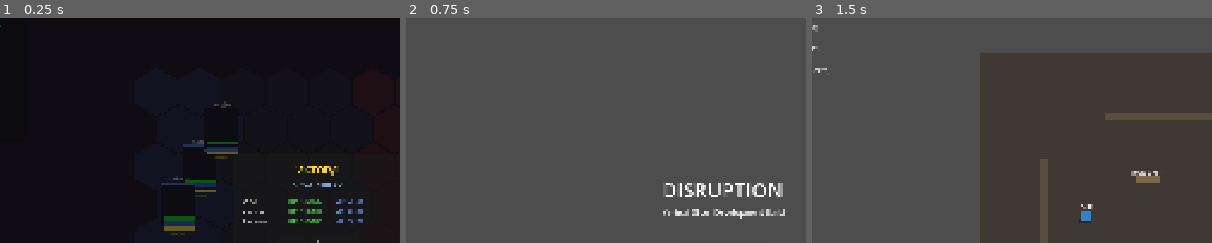
Above: before the commit, frames 1-3 (left to right).
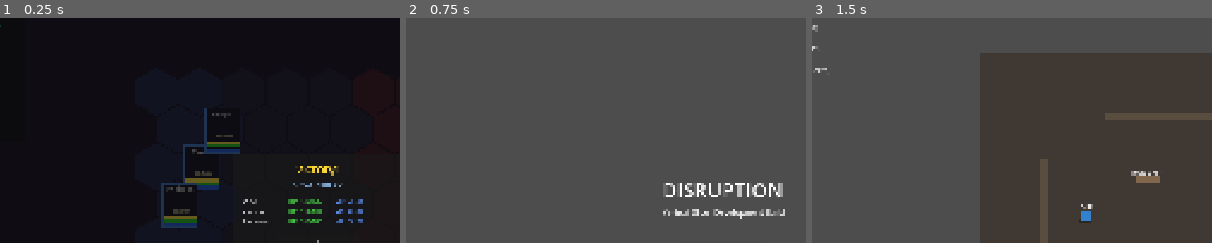
Above: after the commit, the same moments.

Repository: adbarc92/Disruption
Game: Godot game, scene res://scenes/combat/combat_arena.tscn
Two runs of this game, one before a commit and one after it. Both use one fixed random seed, a clock stepped at 60 frames per second and the inputs below. This scene is started directly instead of the project's main scene.
Inputs:
- Up to frame 1 (0.25 s): no input
- Up to frame 2 (0.75 s): click "Continue" at 0.5 s
- Up to frame 3 (1.5 s): click "Start Game" at 1.25 s
The pictures show only the part of the screen within x 10-60%, y 5-55%; the shares and areas given below are measured in that part.

The runs differ from the first frame. In frame 1, 2.0% of the frame differs, in the area x 40-60%, y 36-97%; in frame 2, nothing differs; in frame 3, nothing differs.

Commit message:
fix(burst): fit all unit UI elements inside the hex cell
Rewrote unit_visual layout so name label, status dots, HP/MP/burst bars,
and soil badge all fit within the unit body rect. Previously the name
overflowed above and burst bar + status dots overflowed below the hex.

Layout (top to bottom inside body):
- Name label
- Status dots
- (body space)
- Burst info label (gauge or B:X)
- Burst bar (allies only)
- HP bar
- MP bar

Diff:
--- a/godot/scripts/presentation/combat/unit_visual.gd
+++ b/godot/scripts/presentation/combat/unit_visual.gd
@@ -1,25 +1,31 @@
 extends Node2D
 class_name UnitVisual
 ## UnitVisual - Persistent visual representation of a combat unit
-## Includes colored border, HP/MP bars, status dots, and damage flash
+## All elements (name, bars, status dots) fit within the unit body rect.
 
 const CombatConfigLoaderClass = preload("res://scripts/logic/combat/combat_config_loader.gd")
 
 # Base proportions (will scale with cell size)
 const BASE_UNIT_WIDTH = 56.0
 const BASE_UNIT_HEIGHT = 70.0
-const BASE_BAR_HEIGHT = 6.0
+const BASE_BAR_HEIGHT = 5.0
 const BASE_BAR_WIDTH = 52.0
 const BASE_BAR_OFFSET_X = 2.0
-const BASE_STATUS_DOT_SIZE = 6.0
+const BASE_STATUS_DOT_SIZE = 5.0
+const BASE_NAME_HEIGHT = 14.0
+const BASE_BAR_GAP = 1.0
+const BASE_INSET = 2.0
 
 # Dynamic sizes (calculated from cell size)
 var UNIT_WIDTH: float = 56.0
 var UNIT_HEIGHT: float = 70.0
-var BAR_HEIGHT: float = 6.0
+var BAR_HEIGHT: float = 5.0
 var BAR_WIDTH: float = 52.0
 var BAR_OFFSET_X: float = 2.0
-var STATUS_DOT_SIZE: float = 6.0
+var STATUS_DOT_SIZE: float = 5.0
+var NAME_HEIGHT: float = 14.0
+var BAR_GAP: float = 1.0
+var INSET: float = 2.0
 
 var unit_id: String = ""
 var is_ally: bool = true
@@ -35,7 +41,7 @@
 var mp_bar_fill: Polygon2D
 var burst_bar_bg: Polygon2D
 var burst_bar_fill: Polygon2D
-var burst_turns_label: Label
+var burst_info_label: Label
 var flash_overlay: Polygon2D
 var status_container: Node2D
 var soil_badge: Label
@@ -49,190 +55,174 @@
 	unit_id = unit.get("id", "")
 	is_ally = ally
 	cell_size = p_cell_size
-
-	# Calculate scaled sizes based on cell size
 	_calculate_scaled_sizes()
 
 	var border_color = Color(0.3, 0.5, 0.8) if is_ally else Color(0.8, 0.2, 0.2)
 	var body_color = Color(0.12, 0.12, 0.18)
 
-	# Border (slightly larger than body)
+	# Border
 	border_rect = Polygon2D.new()
-	border_rect.polygon = PackedVector2Array([
-		Vector2(0, 0), Vector2(UNIT_WIDTH, 0),
-		Vector2(UNIT_WIDTH, UNIT_HEIGHT), Vector2(0, UNIT_HEIGHT)
-	])
+	border_rect.polygon = _rect(0, 0, UNIT_WIDTH, UNIT_HEIGHT)
 	border_rect.color = border_color
 	add_child(border_rect)
 
-	# Body (inset by 2px)
+	# Body (inset)
 	body_rect = Polygon2D.new()
-	body_rect.polygon = PackedVector2Array([
-		Vector2(2, 2), Vector2(UNIT_WIDTH - 2, 2),
-		Vector2(UNIT_WIDTH - 2, UNIT_HEIGHT - 2), Vector2(2, UNIT_HEIGHT - 2)
-	])
+	body_rect.polygon = _rect(INSET, INSET, UNIT_WIDTH - INSET, UNIT_HEIGHT - INSET)
 	body_rect.color = body_color
 	add_child(body_rect)
 
-	# Name label (centered above unit)
+	# Name label (inside top of body)
 	name_label = Label.new()
 	name_label.text = unit.get("name", "???")
 	name_label.horizontal_alignment = HORIZONTAL_ALIGNMENT_CENTER
-	name_label.add_theme_font_size_override("font_size", 11)
-	name_label.add_theme_color_override("font_color", Color.WHITE)
-	name_label.position = Vector2(-2, -16)
-	name_label.size = Vector2(UNIT_WIDTH + 4, 16)
+	name_label.clip_text = true
 	add_child(name_label)
 
-	# HP bar background
-	var hp_y = UNIT_HEIGHT - BAR_HEIGHT * 2 - 4
+	# Bars are stacked from bottom of body upward:
+	# Bottom:   MP bar
+	# Above MP: HP bar
+	# Above HP: Burst bar (allies only)
+	var bar_bottom = UNIT_HEIGHT - INSET
+
+	# MP bar
+	var mp_y = bar_bottom - BAR_HEIGHT
+	mp_bar_bg = _create_bar(BAR_OFFSET_X, mp_y, BAR_WIDTH, BAR_HEIGHT, Color(0.2, 0.2, 0.2))
+	add_child(mp_bar_bg)
+	mp_bar_fill = _create_bar(BAR_OFFSET_X, mp_y, BAR_WIDTH, BAR_HEIGHT, Color(0.2, 0.4, 0.9))
+	add_child(mp_bar_fill)
+
+	# HP bar
+	var hp_y = mp_y - BAR_HEIGHT - BAR_GAP
 	hp_bar_bg = _create_bar(BAR_OFFSET_X, hp_y, BAR_WIDTH, BAR_HEIGHT, Color(0.2, 0.2, 0.2))
 	add_child(hp_bar_bg)
-
-	# HP bar fill
 	hp_bar_fill = _create_bar(BAR_OFFSET_X, hp_y, BAR_WIDTH, BAR_HEIGHT, Color(0.2, 0.8, 0.2))
 	add_child(hp_bar_fill)
 
-	# MP bar background
-	var mp_y = UNIT_HEIGHT - BAR_HEIGHT - 2
-	mp_bar_bg = _create_bar(BAR_OFFSET_X, mp_y, BAR_WIDTH, BAR_HEIGHT, Color(0.2, 0.2, 0.2))
-	add_child(mp_bar_bg)
-
-	# MP bar fill
-	mp_bar_fill = _create_bar(BAR_OFFSET_X, mp_y, BAR_WIDTH, BAR_HEIGHT, Color(0.2, 0.4, 0.9))
-	add_child(mp_bar_fill)
-
-	# Burst gauge bar (only for allies) - below MP bar
+	# Burst bar (allies only)
 	if is_ally:
-		var burst_y = UNIT_HEIGHT + 2
+		var burst_y = hp_y - BAR_HEIGHT - BAR_GAP
 		burst_bar_bg = _create_bar(BAR_OFFSET_X, burst_y, BAR_WIDTH, BAR_HEIGHT, Color(0.2, 0.2, 0.2))
 		add_child(burst_bar_bg)
-
 		burst_bar_fill = _create_bar(BAR_OFFSET_X, burst_y, 0, BAR_HEIGHT, Color(0.9, 0.75, 0.1))
 		add_child(burst_bar_fill)
 
-		burst_turns_label = Label.new()
-		burst_turns_label.text = ""
-		burst_turns_label.horizontal_alignment = HORIZONTAL_ALIGNMENT_CENTER
-		burst_turns_label.add_theme_font_size_override("font_size", 9)
-		burst_turns_label.add_theme_color_override("font_color", Color(1.0, 0.85, 0.2))
-		burst_turns_label.size = Vector2(UNIT_WIDTH, 12)
-		burst_turns_label.position = Vector2(0, burst_y + BAR_HEIGHT + 1)
-		burst_turns_label.visible = false
-		add_child(burst_turns_label)
-
-	# Flash overlay (invisible by default)
+		# Info label overlaid on burst bar area
+		burst_info_label = Label.new()
+		burst_info_label.text = ""
+		burst_info_label.horizontal_alignment = HORIZONTAL_ALIGNMENT_CENTER
+		burst_info_label.vertical_alignment = VERTICAL_ALIGNMENT_CENTER
+		burst_info_label.clip_text = true
+		burst_info_label.add_theme_color_override("font_color", Color(1.0, 0.95, 0.7))
+		add_child(burst_info_label)
+
+	# Flash overlay
 	flash_overlay = Polygon2D.new()
-	flash_overlay.polygon = PackedVector2Array([
-		Vector2(2, 2), Vector2(UNIT_WIDTH - 2, 2),
-		Vector2(UNIT_WIDTH - 2, UNIT_HEIGHT - 2), Vector2(2, UNIT_HEIGHT - 2)
-	])
+	flash_overlay.polygon = _rect(INSET, INSET, UNIT_WIDTH - INSET, UNIT_HEIGHT - INSET)
 	flash_overlay.color = Color(1.0, 1.0, 1.0, 0.0)
 	add_child(flash_overlay)
 
-	# Status effect container
+	# Status dots (inside body, between name and bars)
 	status_container = Node2D.new()
-	status_container.position = Vector2(0, UNIT_HEIGHT + BAR_HEIGHT + 16)
 	add_child(status_container)
 
-	# Soil intensity badge (hidden by default)
+	# Soil intensity badge (inside body, top-right)
 	soil_badge = Label.new()
 	soil_badge.text = ""
 	soil_badge.horizontal_alignment = HORIZONTAL_ALIGNMENT_CENTER
 	soil_badge.vertical_alignment = VERTICAL_ALIGNMENT_CENTER
-	soil_badge.add_theme_font_size_override("font_size", 10)
 	soil_badge.add_theme_color_override("font_color", Color(0.95, 0.85, 0.3))
-	soil_badge.size = Vector2(16, 16)
-	soil_badge.position = Vector2(UNIT_WIDTH - 16, -2)
 	soil_badge.visible = false
 	add_child(soil_badge)
 
+	_apply_layout()
 	update_stats(unit)
 
 
 func _calculate_scaled_sizes() -> void:
-	# Units (including bars) should fit within cells with padding
-	# Use 85% of cell dimensions to leave padding
-	var available_width = cell_size.x * 0.85
-	var available_height = cell_size.y * 0.85
-
-	# Calculate scale factor that fits both width AND height
+	var available_width = cell_size.x * 0.90
+	var available_height = cell_size.y * 0.90
 	var width_scale = available_width / BASE_UNIT_WIDTH
 	var height_scale = available_height / BASE_UNIT_HEIGHT
-
-	# Use the smaller scale to ensure unit fits in both dimensions
 	var scale_factor = min(width_scale, height_scale)
 
-	# Apply uniform scaling to maintain aspect ratio
 	UNIT_WIDTH = BASE_UNIT_WIDTH * scale_factor
 	UNIT_HEIGHT = BASE_UNIT_HEIGHT * scale_factor
 	BAR_HEIGHT = BASE_BAR_HEIGHT * scale_factor
 	BAR_WIDTH = BASE_BAR_WIDTH * scale_factor
 	BAR_OFFSET_X = BASE_BAR_OFFSET_X * scale_factor
 	STATUS_DOT_SIZE = BASE_STATUS_DOT_SIZE * scale_factor
+	NAME_HEIGHT = BASE_NAME_HEIGHT * scale_factor
+	BAR_GAP = BASE_BAR_GAP * scale_factor
+	INSET = BASE_INSET * scale_factor
+
+
+## Apply layout positions for all elements based on current scaled sizes
+func _apply_layout() -> void:
+	var font_size = max(8, int(10 * (UNIT_HEIGHT / BASE_UNIT_HEIGHT)))
+	var small_font = max(6, int(8 * (UNIT_HEIGHT / BASE_UNIT_HEIGHT)))
+
+	# Name label: inside top
+	if name_label:
+		name_label.position = Vector2(INSET, INSET)
+		name_label.size = Vector2(UNIT_WIDTH - INSET * 2, NAME_HEIGHT)
+		name_label.add_theme_font_size_override("font_size", font_size)
+
+	# Bars stacked from bottom
+	var bar_bottom = UNIT_HEIGHT - INSET
+
+	var mp_y = bar_bottom - BAR_HEIGHT
+	var hp_y = mp_y - BAR_HEIGHT - BAR_GAP
+	var burst_y = hp_y - BAR_HEIGHT - BAR_GAP
+
+	if mp_bar_bg:
+		mp_bar_bg.position = Vector2(BAR_OFFSET_X, mp_y)
+		mp_bar_bg.polygon = _bar_poly(BAR_WIDTH, BAR_HEIGHT)
+	if mp_bar_fill:
+		mp_bar_fill.position = Vector2(BAR_OFFSET_X, mp_y)
+
+	if hp_bar_bg:
+		hp_bar_bg.position = Vector2(BAR_OFFSET_X, hp_y)
+		hp_bar_bg.polygon = _bar_poly(BAR_WIDTH, BAR_HEIGHT)
+	if hp_bar_fill:
+		hp_bar_fill.position = Vector2(BAR_OFFSET_X, hp_y)
+
+	if burst_bar_bg:
+		burst_bar_bg.position = Vector2(BAR_OFFSET_X, burst_y)
+		burst_bar_bg.polygon = _bar_poly(BAR_WIDTH, BAR_HEIGHT)
+	if burst_bar_fill:
+		burst_bar_fill.position = Vector2(BAR_OFFSET_X, burst_y)
+
+	if burst_info_label:
+		burst_info_label.position = Vector2(BAR_OFFSET_X, burst_y - NAME_HEIGHT)
+		burst_info_label.size = Vector2(BAR_WIDTH, NAME_HEIGHT)
+		burst_info_label.add_theme_font_size_override("font_size", small_font)
+
+	# Status dots: between name and bars
+	var status_y = INSET + NAME_HEIGHT + BAR_GAP
+	if status_container:
+		status_container.position = Vector2(BAR_OFFSET_X, status_y)
+
+	# Soil badge: top-right corner inside body
+	if soil_badge:
+		var badge_size = NAME_HEIGHT
+		soil_badge.position = Vector2(UNIT_WIDTH - badge_size - INSET, INSET)
+		soil_badge.size = Vector2(badge_size, badge_size)
+		soil_badge.add_theme_font_size_override("font_size", small_font)
 
 
 func update_scale(p_cell_size: Vector2) -> void:
-	"""Update the visual scale when cell size changes (e.g., window resize)"""
 	cell_size = p_cell_size
 	_calculate_scaled_sizes()
 
-	# Rebuild all visuals with new sizes
 	if border_rect:
-		border_rect.polygon = PackedVector2Array([
-			Vector2(0, 0), Vector2(UNIT_WIDTH, 0),
-			Vector2(UNIT_WIDTH, UNIT_HEIGHT), Vector2(0, UNIT_HEIGHT)
-		])
-
+		border_rect.polygon = _rect(0, 0, UNIT_WIDTH, UNIT_HEIGHT)
 	if body_rect:
-		body_rect.polygon = PackedVector2Array([
-			Vector2(2, 2), Vector2(UNIT_WIDTH - 2, 2),
-			Vector2(UNIT_WIDTH - 2, UNIT_HEIGHT - 2), Vector2(2, UNIT_HEIGHT - 2)
-		])
-
-	if name_label:
-		name_label.position = Vector2(-2, -16 * (cell_size.x / 48.0))
-		name_label.size = Vector2(UNIT_WIDTH + 4, 16 * (cell_size.x / 48.0))
-		name_label.add_theme_font_size_override("font_size", int(11 * (cell_size.x / 48.0)))
-
+		body_rect.polygon = _rect(INSET, INSET, UNIT_WIDTH - INSET, UNIT_HEIGHT - INSET)
 	if flash_overlay:
-		flash_overlay.polygon = PackedVector2Array([
-			Vector2(2, 2), Vector2(UNIT_WIDTH - 2, 2),
-			Vector2(UNIT_WIDTH - 2, UNIT_HEIGHT - 2), Vector2(2, UNIT_HEIGHT - 2)
-		])
-
-	if status_container:
-		status_container.position = Vector2(0, UNIT_HEIGHT + BAR_HEIGHT + 16)
-
-	# Recalculate bar positions
-	var hp_y = UNIT_HEIGHT - BAR_HEIGHT * 2 - 4
-	if hp_bar_bg:
-		hp_bar_bg.position = Vector2(BAR_OFFSET_X, hp_y)
-		hp_bar_bg.polygon = PackedVector2Array([
-			Vector2(0, 0), Vector2(BAR_WIDTH, 0), Vector2(BAR_WIDTH, BAR_HEIGHT), Vector2(0, BAR_HEIGHT)
-		])
-	if hp_bar_fill:
-		hp_bar_fill.position = Vector2(BAR_OFFSET_X, hp_y)
-
-	var mp_y = UNIT_HEIGHT - BAR_HEIGHT - 2
-	if mp_bar_bg:
-		mp_bar_bg.position = Vector2(BAR_OFFSET_X, mp_y)
-		mp_bar_bg.polygon = PackedVector2Array([
-			Vector2(0, 0), Vector2(BAR_WIDTH, 0), Vector2(BAR_WIDTH, BAR_HEIGHT), Vector2(0, BAR_HEIGHT)
-		])
-	if mp_bar_fill:
-		mp_bar_fill.position = Vector2(BAR_OFFSET_X, mp_y)
-
-	if burst_bar_bg:
-		var burst_y = UNIT_HEIGHT + 2
-		burst_bar_bg.position = Vector2(BAR_OFFSET_X, burst_y)
-		burst_bar_bg.polygon = PackedVector2Array([
-			Vector2(0, 0), Vector2(BAR_WIDTH, 0), Vector2(BAR_WIDTH, BAR_HEIGHT), Vector2(0, BAR_HEIGHT)
-		])
-	if burst_bar_fill:
-		burst_bar_fill.position = Vector2(BAR_OFFSET_X, UNIT_HEIGHT + 2)
-	if burst_turns_label:
-		burst_turns_label.position = Vector2(0, UNIT_HEIGHT + 2 + BAR_HEIGHT + 1)
+		flash_overlay.polygon = _rect(INSET, INSET, UNIT_WIDTH - INSET, UNIT_HEIGHT - INSET)
+
+	_apply_layout()
 
 
 func update_stats(unit: Dictionary) -> void:
@@ -241,7 +231,7 @@
 	var current_mp = unit.get("current_mp", 0)
 	var max_mp = unit.get("max_mp", 1)
 
-	# Update HP bar width and color
+	# Update HP bar
 	var hp_ratio = float(current_hp) / float(max(max_hp, 1))
 	_update_bar_fill(hp_bar_fill, hp_ratio, BAR_OFFSET_X, hp_bar_bg.position.y)
 
@@ -259,15 +249,13 @@
 
 
 func update_statuses(statuses: Array) -> void:
-	# Clear existing dots
 	for child in status_container.get_children():
 		child.queue_free()
 
-	# Add dots for each status
 	for i in range(statuses.size()):
 		var status = statuses[i]
 		var dot = Polygon2D.new()
-		var x = i * (STATUS_DOT_SIZE + 2)
+		var x = i * (STATUS_DOT_SIZE + 1)
 		dot.polygon = PackedVector2Array([
 			Vector2(x, 0), Vector2(x + STATUS_DOT_SIZE, 0),
 			Vector2(x + STATUS_DOT_SIZE, STATUS_DOT_SIZE), Vector2(x, STATUS_DOT_SIZE)
@@ -300,27 +288,26 @@
 		var ratio = float(gauge) / float(max(max_gauge, 1))
 		_update_bar_fill(burst_bar_fill, ratio, BAR_OFFSET_X, burst_bar_bg.position.y)
 
-		# Pulse gold when full and not yet activated
 		if gauge >= max_gauge and not burst_active:
-			burst_bar_fill.color = Color(1.0, 0.9, 0.3)  # Bright gold pulse
+			burst_bar_fill.color = Color(1.0, 0.9, 0.3)  # Bright gold when ready
 		else:
 			burst_bar_fill.color = Color(0.9, 0.75, 0.1)  # Normal amber
 
-	# Show burst info label: turns remaining when active, gauge value when building
-	if burst_turns_label:
+	# Info label: turns remaining when active, gauge value when building
+	if burst_info_label:
 		if burst_active:
-			burst_turns_label.text = "B:%d" % turns_remaining
-			burst_turns_label.visible = true
+			burst_info_label.text = "B:%d" % turns_remaining
+			burst_info_label.visible = true
 		elif gauge > 0:
-			burst_turns_label.text = "%d/%d" % [gauge, max_gauge]
-			burst_turns_label.visible = true
+			burst_info_label.text = "%d/%d" % [gauge, max_gauge]
+			burst_info_label.visible = true
 		else:
-			burst_turns_label.visible = false
+			burst_info_label.visible = false
 
 	# Gold border tint when burst is active
 	if border_rect:
 		if burst_active:
-			border_rect.color = Color(1.0, 0.85, 0.2)  # Gold
+			border_rect.color = Color(1.0, 0.85, 0.2)
 		else:
 			border_rect.color = Color(0.3, 0.5, 0.8) if is_ally else Color(0.8, 0.2, 0.2)
 
@@ -358,21 +345,29 @@
 	bar.position = Vector2(x, y)
 
 
+func _rect(x1: float, y1: float, x2: float, y2: float) -> PackedVector2Array:
+	return PackedVector2Array([Vector2(x1, y1), Vector2(x2, y1), Vector2(x2, y2), Vector2(x1, y2)])
+
+
+func _bar_poly(w: float, h: float) -> PackedVector2Array:
+	return PackedVector2Array([Vector2(0, 0), Vector2(w, 0), Vector2(w, h), Vector2(0, h)])
+
+
 func _get_status_color(status_name: String) -> Color:
 	match status_name:
 		"defending":
-			return Color(0.3, 0.6, 1.0)       # Blue
+			return Color(0.3, 0.6, 1.0)
 		"taunted":
-			return Color(1.0, 0.3, 0.1)       # Orange-red
+			return Color(1.0, 0.3, 0.1)
 		"iron_skin":
-			return Color(0.6, 0.6, 0.7)       # Silver
+			return Color(0.6, 0.6, 0.7)
 		"inspired":
-			return Color(1.0, 0.9, 0.2)       # Gold
+			return Color(1.0, 0.9, 0.2)
 		"hamstrung":
-			return Color(0.6, 0.2, 0.6)       # Purple
+			return Color(0.6, 0.2, 0.6)
 		"elemental_attunement":
-			return Color(0.2, 0.9, 0.9)       # Cyan
+			return Color(0.2, 0.9, 0.9)
 		"poisoned", "burning":
-			return Color(0.1, 0.7, 0.1)       # Green
+			return Color(0.1, 0.7, 0.1)
 		_:
-			return Color(0.8, 0.8, 0.2)       # Default yellow
+			return Color(0.8, 0.8, 0.2)
